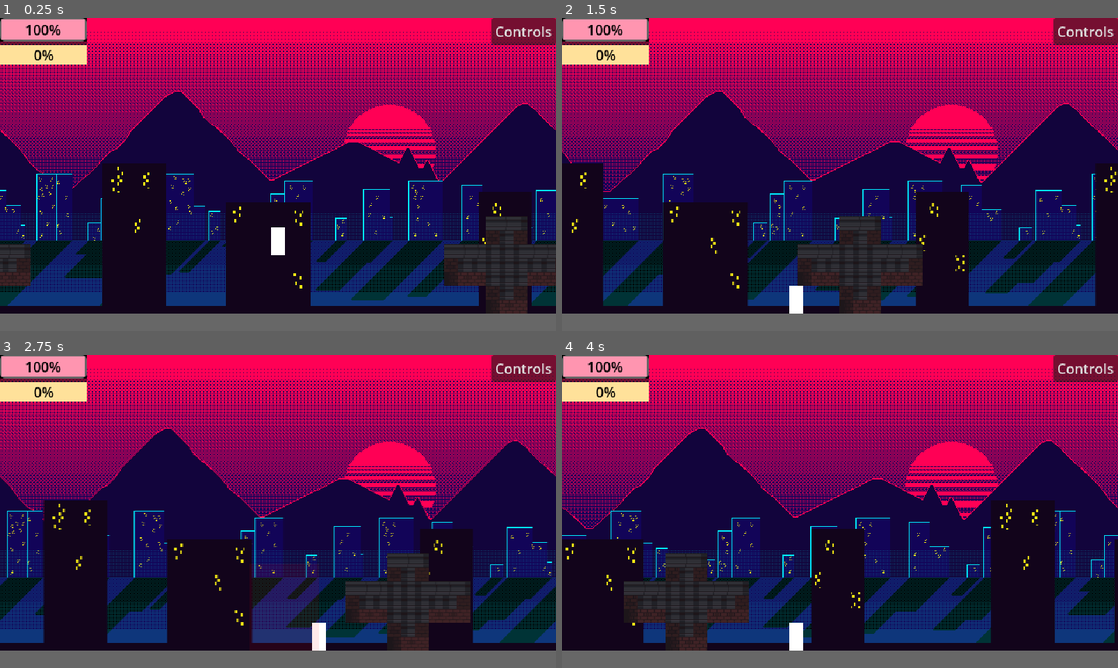
Above: before the commit, frames 1-4 (two rows, left to right).
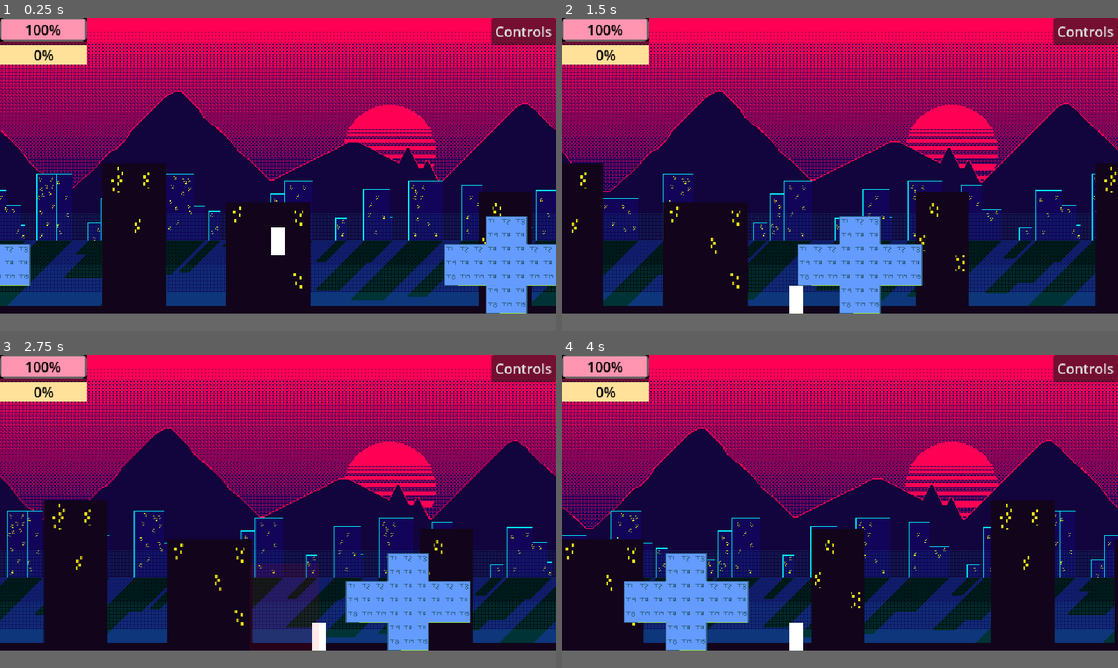
Above: after the commit, the same moments.

Repository: pkfiyah/hangry
Game: Godot game, scene res://levels/prototype.tscn
The game is run twice, just before and just after one commit, with the same random seed, the same clock (stepped at 60 frames per second) and the same inputs.
Inputs:
- Up to frame 1 (0.25 s): no input
- Up to frame 2 (1.5 s): tap Enter (ui_accept) at 0.5, 0.77 s; hold Z 0.53-1.28 s; hold Right (ui_right) from 0.53 s (still down); tap Z at 1.35 s
- Up to frame 3 (2.75 s): tap Enter (ui_accept) at 1.52 s; release Right (ui_right) at 2.03 s; hold Left (ui_left) from 2.03 s (still down); hold Z from 2.03 s (still down)
- Up to frame 4 (4 s): release Left (ui_left) at 2.78 s; release Z at 2.78 s; hold Right (ui_right) from 2.78 s (still down); tap Z at 2.85 s; tap Enter (ui_accept) at 3.02, 3.77 s; hold Z from 3.53 s (still down)

The runs differ from the first frame. In frame 1, 4.8% of the frame differs, in the area x 0-100%, y 63-95%; in frame 2, 4.3%; in frame 3, 4.3%; in frame 4, 4.3%.

Commit message:
map tileset to blocks better bitmask

Diff:
--- a/entities/structures/building_block.tscn
+++ b/entities/structures/building_block.tscn
@@ -1,7 +1,7 @@
 [gd_scene load_steps=9 format=3 uid="uid://cciklrcrn2pj3"]
 
 [ext_resource type="Script" uid="uid://c46uoa5p14s6l" path="res://entities/structures/building_block.gd" id="1_ikim5"]
-[ext_resource type="Texture2D" uid="uid://bqtsjs7fn5t6" path="res://public_assets/Sidescroller Shooter - Central City/Assets/Buildings-mini.png" id="2_g72s5"]
+[ext_resource type="Texture2D" uid="uid://djwf31c33gq5h" path="res://public_assets/Sidescroller Shooter - Central City/Assets/Buildings-templatei.png" id="2_g72s5"]
 
 [sub_resource type="RectangleShape2D" id="RectangleShape2D_g72s5"]
 size = Vector2(16, 16)
@@ -31,6 +31,7 @@
 shape = SubResource("RectangleShape2D_g72s5")
 
 [node name="Sprite2D" type="Sprite2D" parent="."]
+texture_filter = 1
 texture = SubResource("AtlasTexture_eyicb")
 
 [node name="TopClimbArea" type="Area2D" parent="."]
Binary file added: public_assets/Sidescroller Shooter - Central City/Assets/Buildings-templatei.png
Not shown, added: public_assets/Sidescroller Shooter - Central City/Assets/Buildings-templatei.png.import
